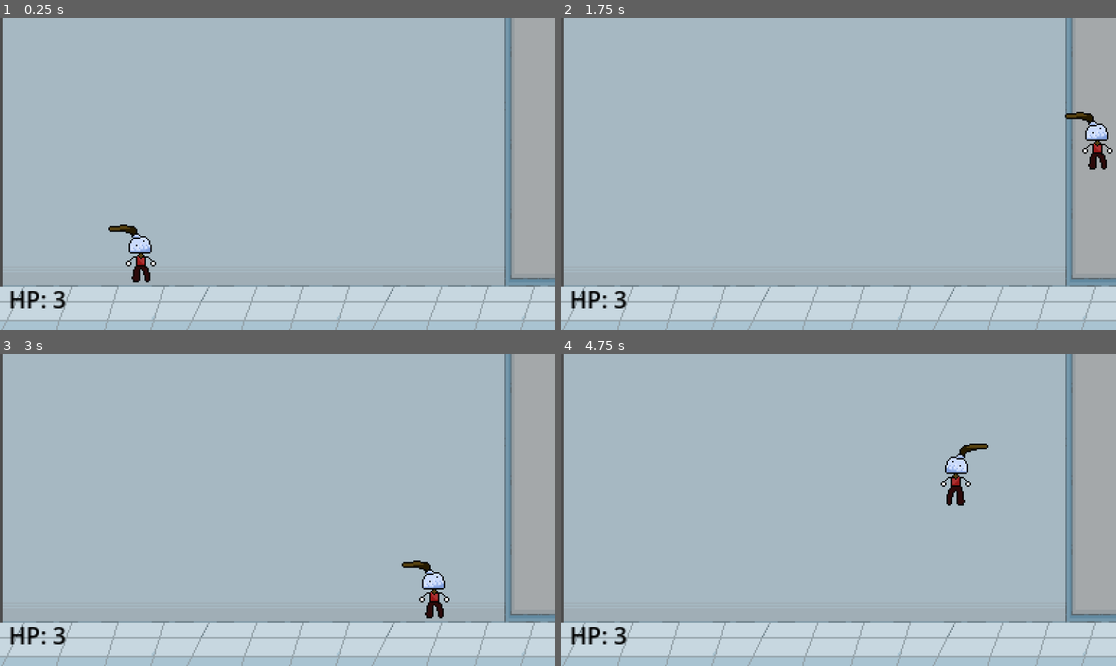
Above: before the commit, frames 1-4 (two rows, left to right).
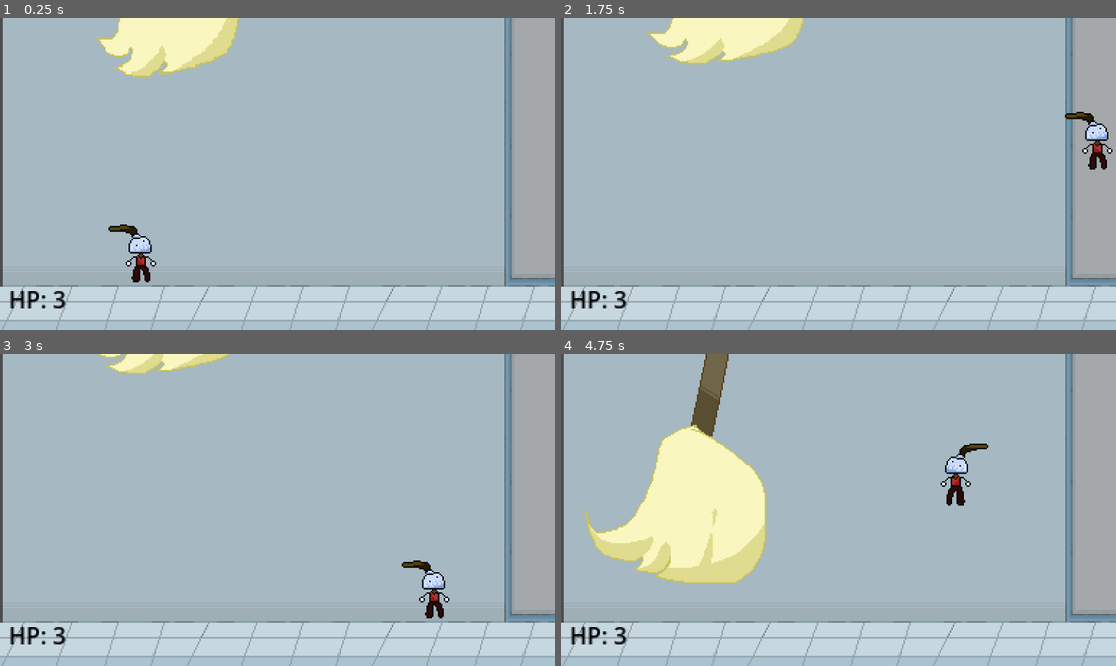
Above: after the commit, the same moments.

Repository: FraN-onLine/unapologetic-cuphead-clone
Game: Godot game, scene res://main.tscn
The game is run twice, just before and just after one commit, with the same random seed, the same clock (stepped at 60 frames per second) and the same inputs.
Inputs:
- Up to frame 1 (0.25 s): no input
- Up to frame 2 (1.75 s): hold Right (right) from 0.53 s (still down); tap Z (dash) at 0.6 s; tap Space (jump) at 0.77, 1.52 s; tap X (shoot) at 1.35 s
- Up to frame 3 (3 s): release Right (right) at 2.03 s; hold Left (left) 2.03-2.78 s; tap S (switch) at 2.1 s; hold Right (right) from 2.78 s (still down); tap Z (dash) at 2.85 s
- Up to frame 4 (4.75 s): tap Space (jump) at 3.02, 3.77, 4.52 s; hold X (shoot) 3.53-4.28 s; release Right (right) at 4.28 s; hold Left (left) from 4.28 s (still down); tap S (switch) at 4.35 s

The runs differ from the first frame. In frame 1, 3.5% of the frame differs, in the area x 17-44%, y 0-19%; in frame 2, 3.0%; in frame 3, 1.0%; in frame 4, 11%, in the area x 4-38%, y 0-74%.

Commit message:
mop head

Diff:
--- a/mophead/main.tscn
+++ b/mophead/main.tscn
@@ -3,6 +3,7 @@
 [ext_resource type="Script" uid="uid://dml2quk5t4gi8" path="res://main.gd" id="1_h2yge"]
 [ext_resource type="PackedScene" uid="uid://cfhxp00n8g2ud" path="res://Mophead/mophead.tscn" id="1_ig7tw"]
 [ext_resource type="Texture2D" uid="uid://o3g8uvvfn8u7" path="res://Assets/Map/Map.png" id="2_0xm2m"]
+[ext_resource type="Texture2D" uid="uid://c7po2brcg73ge" path="res://Assets/SexyBucket/Mop-Sheet.png" id="4_1bvp3"]
 
 [sub_resource type="RectangleShape2D" id="RectangleShape2D_0xm2m"]
 size = Vector2(1146.5, 134)
@@ -86,6 +87,76 @@
 [sub_resource type="TileSet" id="TileSet_1bvp3"]
 sources/0 = SubResource("TileSetAtlasSource_h2yge")
 
+[sub_resource type="AtlasTexture" id="AtlasTexture_lquwl"]
+atlas = ExtResource("4_1bvp3")
+region = Rect2(0, 0, 256, 256)
+
+[sub_resource type="AtlasTexture" id="AtlasTexture_7mycd"]
+atlas = ExtResource("4_1bvp3")
+region = Rect2(256, 0, 256, 256)
+
+[sub_resource type="AtlasTexture" id="AtlasTexture_272bh"]
+atlas = ExtResource("4_1bvp3")
+region = Rect2(512, 0, 256, 256)
+
+[sub_resource type="AtlasTexture" id="AtlasTexture_5vw27"]
+atlas = ExtResource("4_1bvp3")
+region = Rect2(768, 0, 256, 256)
+
+[sub_resource type="AtlasTexture" id="AtlasTexture_kek77"]
+atlas = ExtResource("4_1bvp3")
+region = Rect2(1024, 0, 256, 256)
+
+[sub_resource type="AtlasTexture" id="AtlasTexture_4c57u"]
+atlas = ExtResource("4_1bvp3")
+region = Rect2(1280, 0, 256, 256)
+
+[sub_resource type="AtlasTexture" id="AtlasTexture_efxa6"]
+atlas = ExtResource("4_1bvp3")
+region = Rect2(1536, 0, 256, 256)
+
+[sub_resource type="AtlasTexture" id="AtlasTexture_dg77c"]
+atlas = ExtResource("4_1bvp3")
+region = Rect2(1792, 0, 256, 256)
+
+[sub_resource type="SpriteFrames" id="SpriteFrames_ycdy4"]
+animations = [{
+"frames": [{
+"duration": 1.0,
+"texture": null
+}, {
+"duration": 1.0,
+"texture": SubResource("AtlasTexture_lquwl")
+}, {
+"duration": 1.0,
+"texture": SubResource("AtlasTexture_7mycd")
+}, {
+"duration": 1.0,
+"texture": SubResource("AtlasTexture_272bh")
+}, {
+"duration": 1.0,
+"texture": SubResource("AtlasTexture_5vw27")
+}, {
+"duration": 1.0,
+"texture": SubResource("AtlasTexture_kek77")
+}, {
+"duration": 1.0,
+"texture": SubResource("AtlasTexture_4c57u")
+}, {
+"duration": 1.0,
+"texture": SubResource("AtlasTexture_efxa6")
+}, {
+"duration": 1.0,
+"texture": SubResource("AtlasTexture_dg77c")
+}, {
+"duration": 1.0,
+"texture": null
+}],
+"loop": true,
+"name": &"default",
+"speed": 7.0
+}]
+
 [node name="Stage" type="Node2D" unique_id=1979549985]
 script = ExtResource("1_h2yge")
 
@@ -134,3 +205,9 @@
 offset_bottom = 212.0
 theme_override_colors/font_color = Color(0, 0, 0, 1)
 text = "HP: 3"
+
+[node name="AnimatedSprite2D" type="AnimatedSprite2D" parent="." unique_id=1097893825]
+position = Vector2(117, 128)
+sprite_frames = SubResource("SpriteFrames_ycdy4")
+autoplay = "default"
+frame_progress = 0.9627125
Binary file added: mophead/Assets/SexyBucket/Mop-Sheet.png
Not shown, added: mophead/Assets/SexyBucket/Mop-Sheet.png.import
Binary file added: mophead/Assets/SexyBucket/Mop.aseprite
Binary file added: mophead/Assets/SexyBucket/Pink Pony-Sheet.png
Not shown, added: mophead/Assets/SexyBucket/Pink Pony-Sheet.png.import
Binary file added: mophead/Assets/SexyBucket/Pink Pony.aseprite
